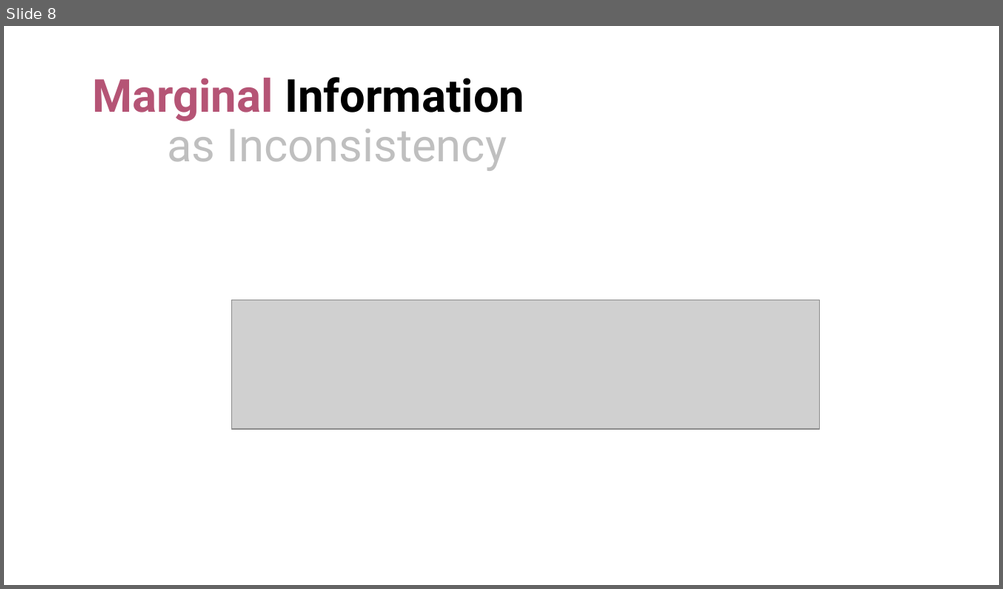
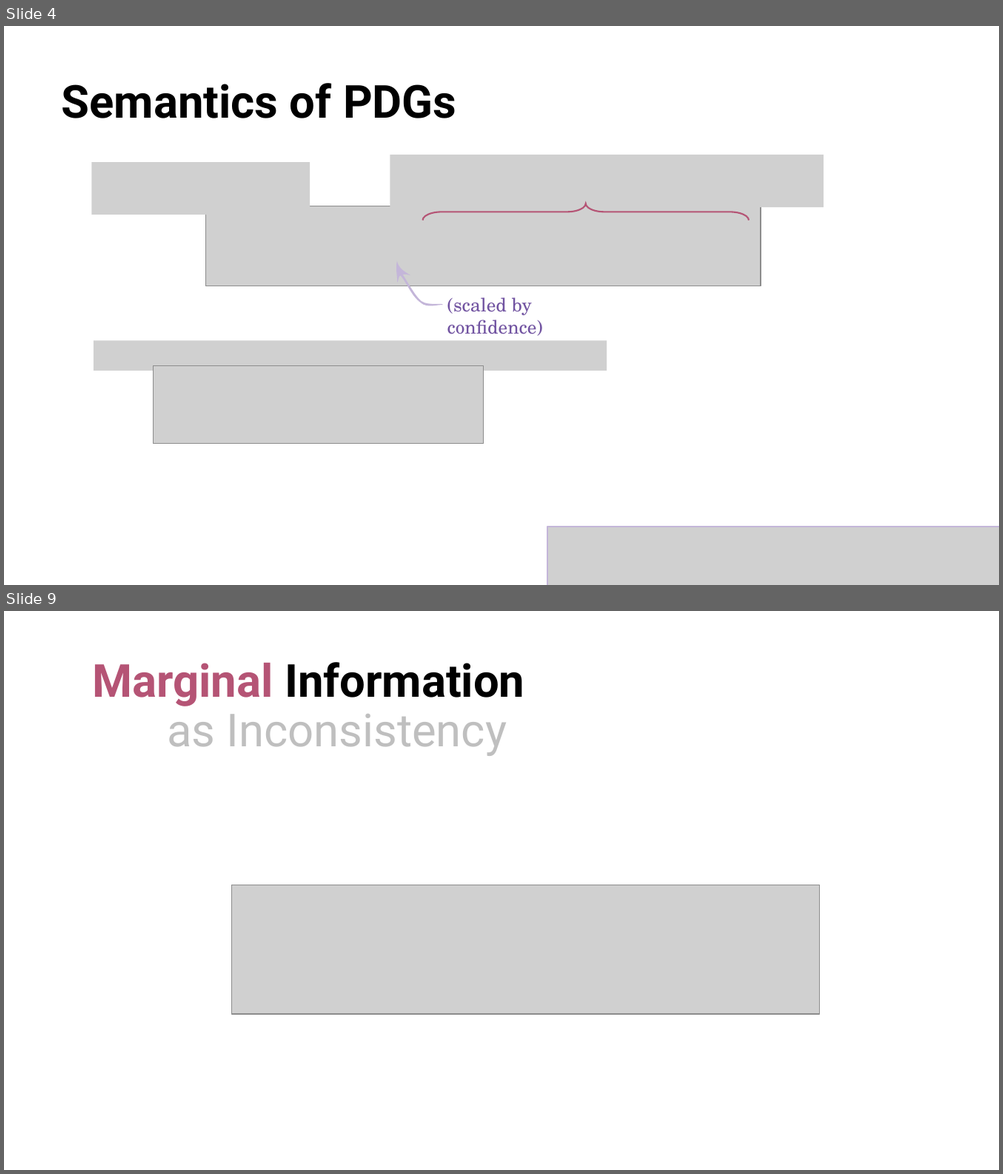
Before and after one commit to orichardson/pdg-expts, a slide deck: present/AISTATS-2022/one-true-loss.pptx. Shown one above the other, each under a label of ours: slide 8 before the commit, slides 4 and 9 after it; the slides between them are not shown. The pictures are 1003x589 and 1003x1174 pixels, drawn with LibreOffice and Linux fonts; fonts in the diff are those of the drawing; grey boxes stand for pictures. Boxes give left, top, right and bottom in pixels: in the first picture for what was removed or moved away, otherwise in the second. Text is boxed around its words. In the diff, an @@ line names an element or a change of style, - is before the commit and + after.

```diff
--- a/present/AISTATS-2022/one-true-loss.pptx
+++ b/present/AISTATS-2022/one-true-loss.pptx
@@ slide 4 added at [4,26,999,585], background #FFFFFF @@
@@ title added at [62,83,456,118], 44 pt, text #000000, bold @@
+Semantics of PDGs
@@ picture added at [390,155,823,208] @@
@@ picture added at [91,163,309,215] @@
@@ picture added at [206,207,760,286] @@
@@ left brace added at [422,204,748,221], outline #B55475 1.5 pt @@
@@ freeform shape added at [387,256,443,318], fill #C4B6D9 @@
@@ text added at [447,298,543,336], 18 pt, text #7153A1 @@
+(scaled by confidence)
@@ picture added at [94,340,607,371] @@
@@ picture added at [153,366,483,444] @@
@@ picture added at [548,528,999,585] @@
@@ what was slide 8 is now slide 9 @@
```
Also in this commit, not shown: 11 slides changed, 6 other slides added, 8 slides removed, 1 other file.
